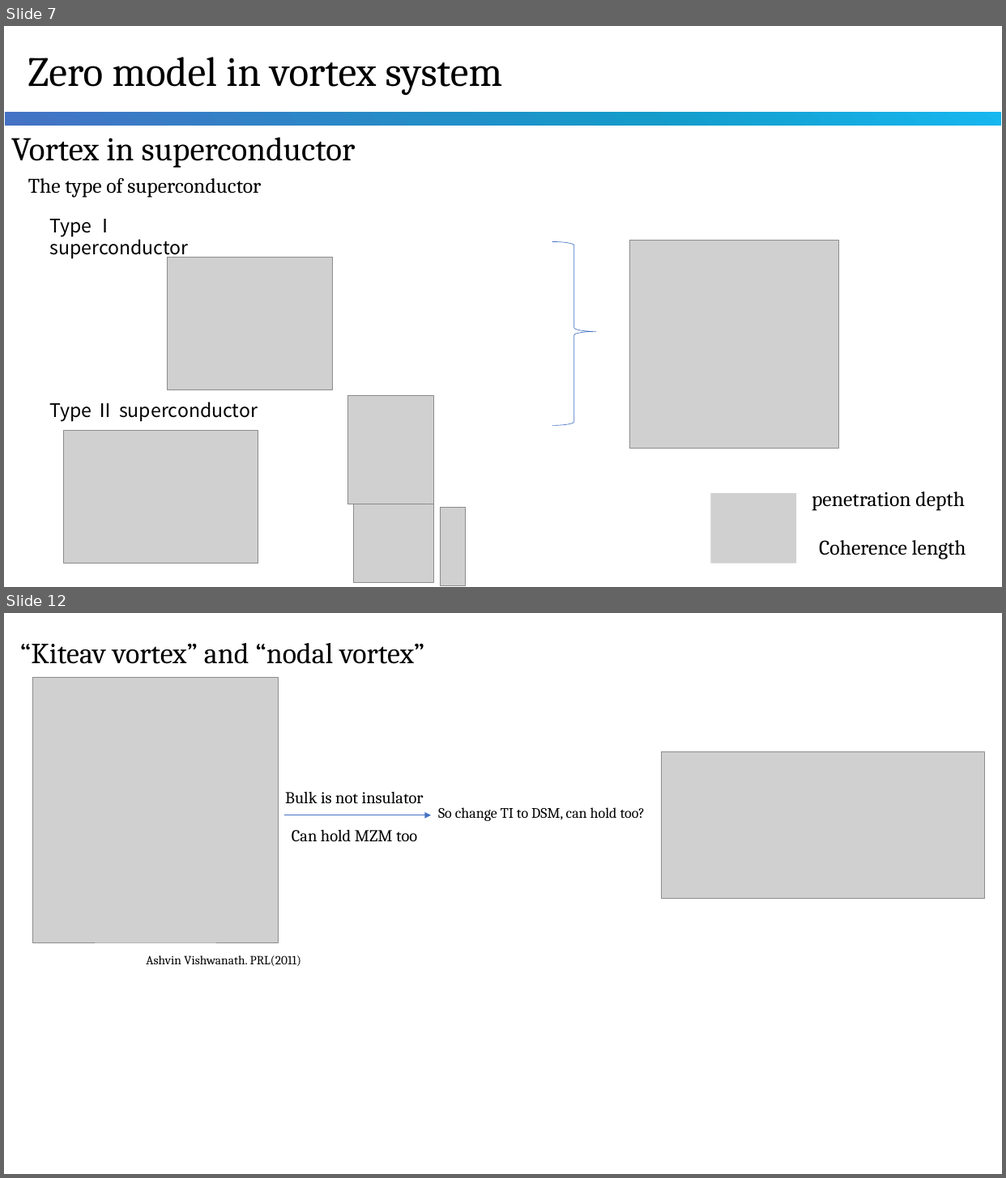
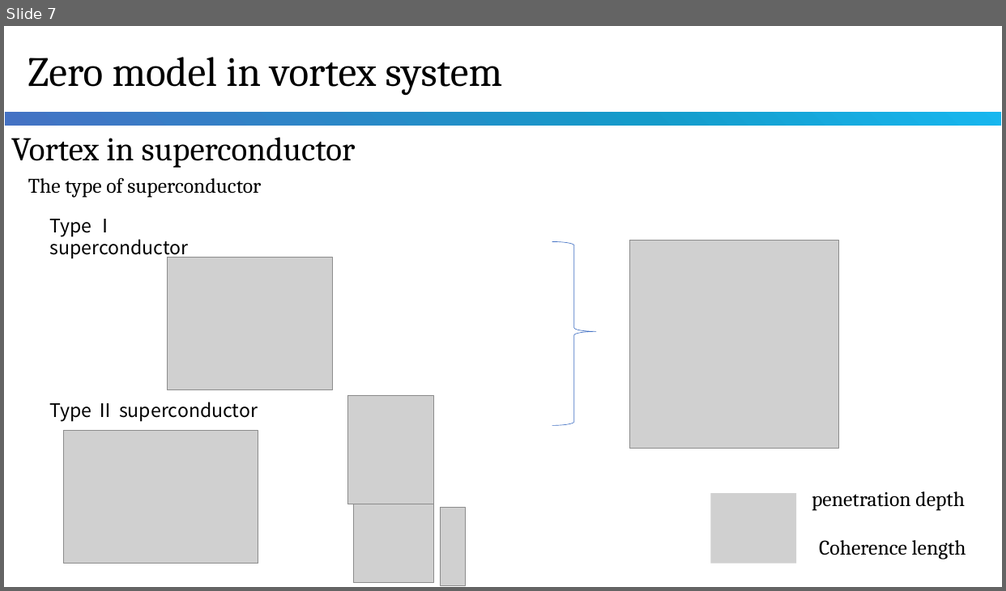
Before and after one commit to WCheng111/physics-computation, a slide deck: vortex.pptx. Shown one above the other, each under a label of ours: slides 7 and 12 before the commit, slide 7 after it; the slides between them are not shown. The pictures are 1006x1178 and 1006x591 pixels, drawn with LibreOffice and Linux fonts; fonts in the diff are those of the drawing; grey boxes stand for pictures. Boxes give left, top, right and bottom in pixels: in the first picture for what was removed or moved away, otherwise in the second. Text is boxed around its words. In the diff, an @@ line names an element or a change of style, - is before the commit and + after.

```diff
--- a/vortex.pptx
+++ b/vortex.pptx
@@ slide 12 removed at (x1=4, y1=613, x2=1002, y2=1174), background #FFFFFF @@
@@ text removed at (x1=20, y1=643, x2=424, y2=664) @@
-“Kiteav vortex” and “nodal vortex”
@@ picture removed at (x1=32, y1=678, x2=278, y2=943) @@
@@ picture removed at (x1=662, y1=752, x2=985, y2=898) @@
@@ text removed at (x1=285, y1=792, x2=424, y2=804) @@
-Bulk is not insulator
@@ arrow removed from (284, 815) to (431, 815) @@
@@ text removed at (x1=292, y1=829, x2=417, y2=842) @@
-Can hold MZM too
@@ text removed at (x1=438, y1=807, x2=646, y2=821) @@
-So change TI to DSM, can hold too?
@@ text removed at (x1=146, y1=956, x2=301, y2=966) @@
-Ashvin Vishwanath. PRL(2011)
```
Also in this commit, not shown: 6 slides changed, 1 slide added, 2 other slides removed, 2 other files.
